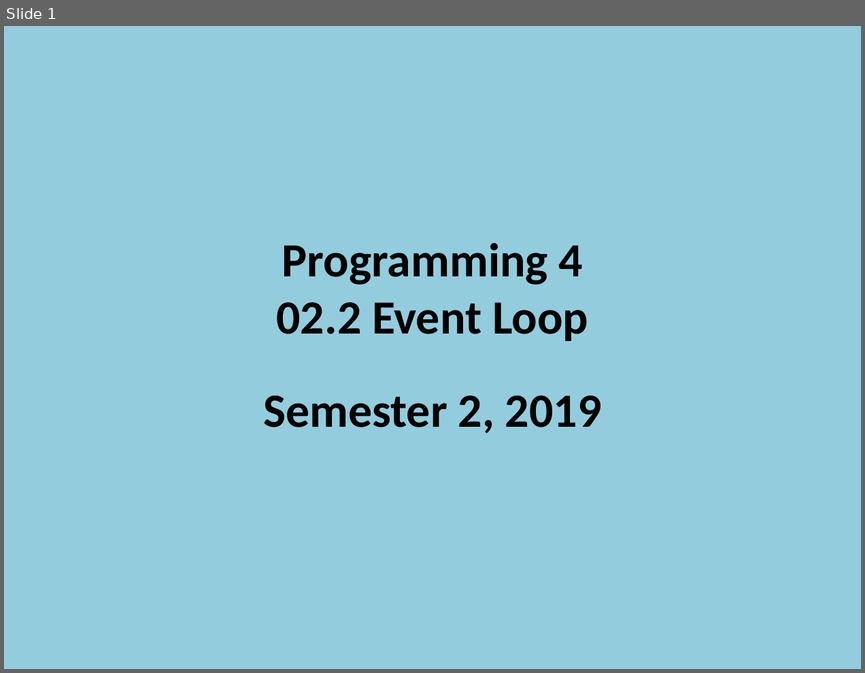
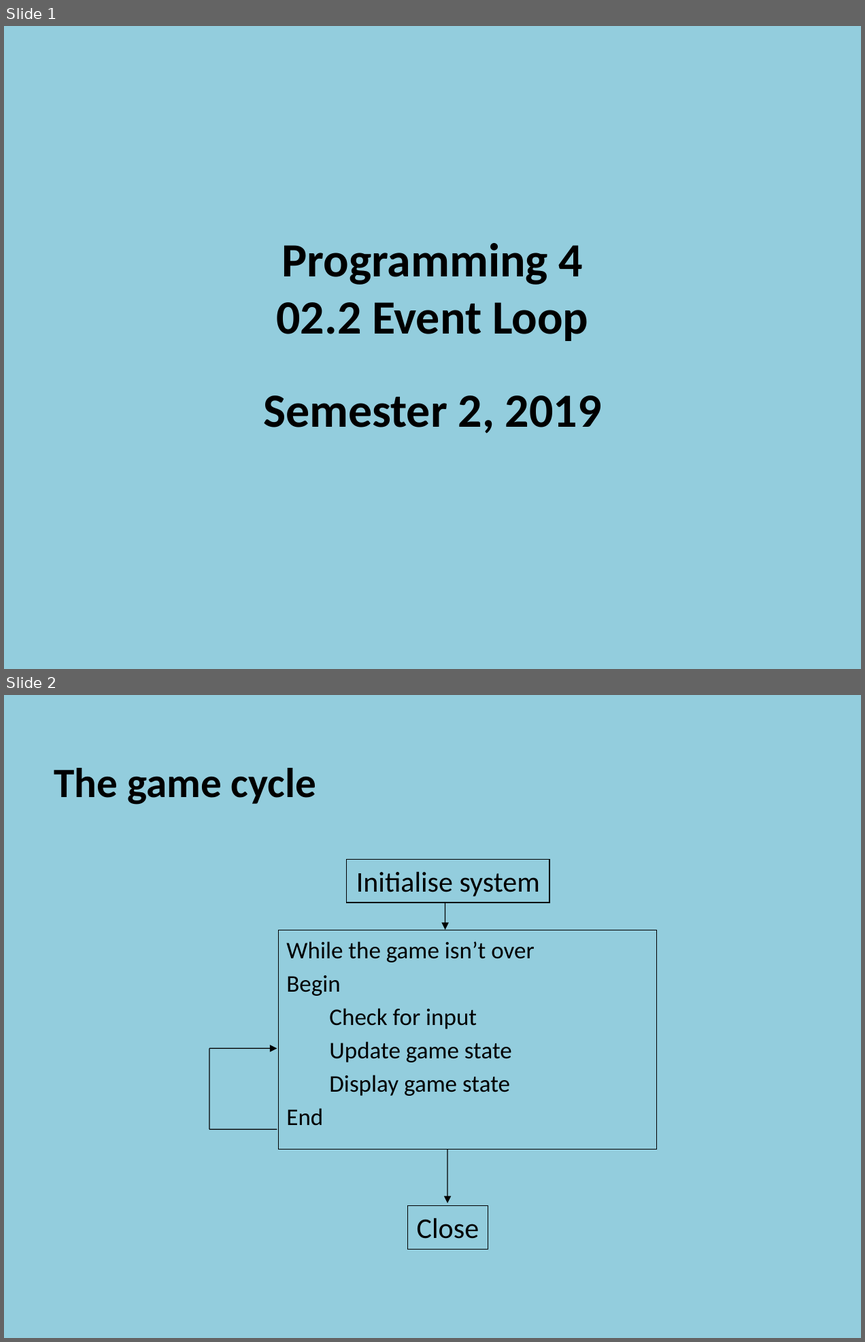
Before and after one commit to szetko/course-materials, a slide deck: Programming 4/02.2 Event Loops/02.2 Event Loops.pptx. Shown one above the other, each under a label of ours: slide 1 before the commit, slides 1 and 2 after it. The pictures are 865x673 and 865x1342 pixels, drawn with LibreOffice and Linux fonts; fonts in the diff are those of the drawing. Boxes give left, top, right and bottom in pixels: in the first picture for what was removed or moved away, otherwise in the second. Text is boxed around its words. In the diff, an @@ line names an element or a change of style, - is before the commit and + after.

```diff
--- a/Programming 4/02.2 Event Loops/02.2 Event Loops.pptx
+++ b/Programming 4/02.2 Event Loops/02.2 Event Loops.pptx
@@ slide 2 added at <box>4,695,861,1338</box>, background #93CDDD @@
@@ text added at <box>54,768,316,804</box>, 35 pt, text #000000, bold @@
+  The game cycle
@@ group added at <box>209,860,657,1249</box>: 3 rectangles, 3 arrows, 2 lines @@
+While the game isn’t over
+Begin
+  Check for input
+  Update game state
+  Display game state
+End
+Initialise system
+Close
```
Also in this commit, not shown: 4 slides changed, 17 other slides added, 21 slides removed, 2 other files.
